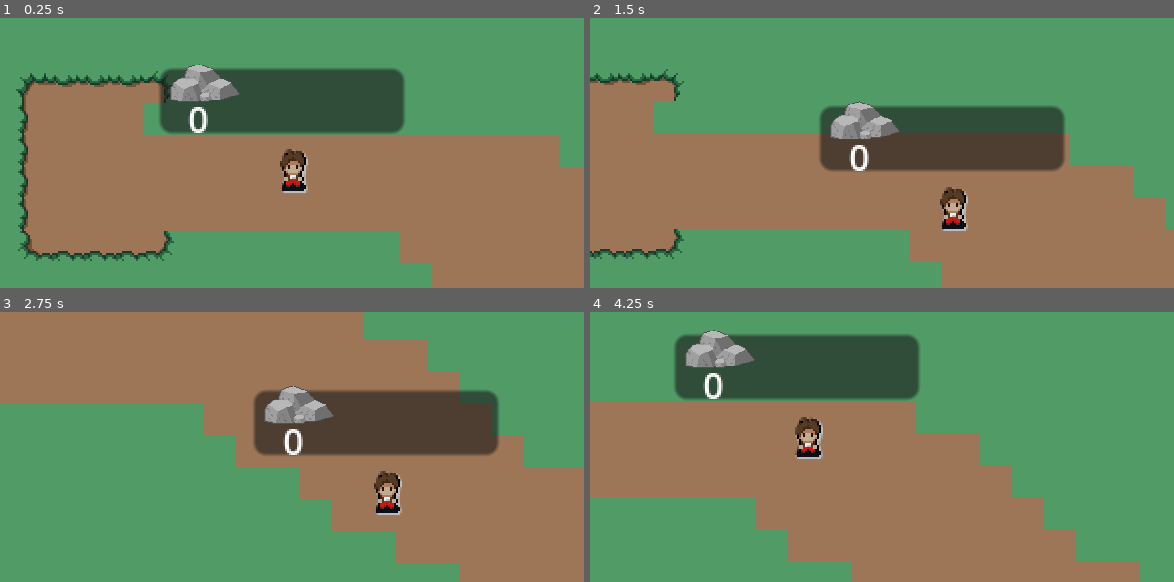
Above: before the commit, frames 1-4 (two rows, left to right).
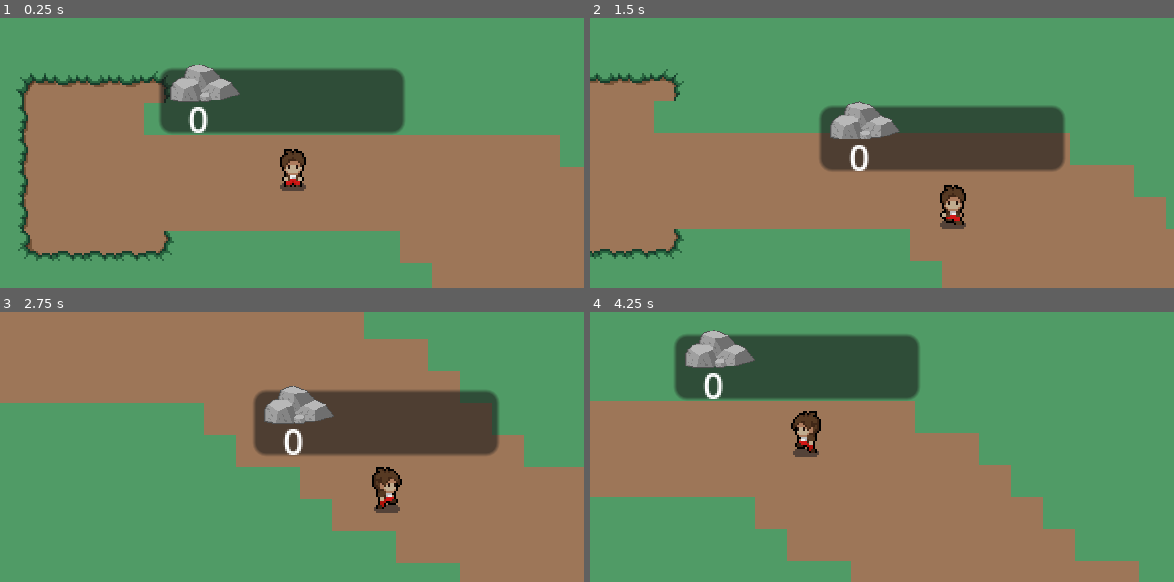
Above: after the commit, the same moments.

Repository: Maxsonin/Mobile-GameDev-Hackatho-IT-Revolution-24
Game: Godot game, scene res://scenes/worlds/MaceForgingWorld.tscn
The game is run twice, just before and just after one commit, with the same random seed, the same clock (stepped at 60 frames per second) and the same inputs. This scene is started directly instead of the project's main scene.
Inputs:
- Up to frame 1 (0.25 s): no input
- Up to frame 2 (1.5 s): hold D (Right) 0.53-1.28 s; hold S (Down) from 1.28 s (still down)
- Up to frame 3 (2.75 s): release S (Down) at 2.03 s; hold D (Right) from 2.03 s (still down)
- Up to frame 4 (4.25 s): release D (Right) at 2.78 s; hold W (Up) 2.78-3.53 s; hold A (Left) from 3.53 s (still down)

The runs differ from the first frame. In frame 1, 0.2% of the frame differs, in the area x 47-53%, y 48-65%; in frame 2, 0.4%; in frame 3, 0.6%; in frame 4, 0.7%, in the area x 34-40%, y 36-55%.

Commit message:
main character update

Diff:
--- a/mainCharacter/main_character.gd
+++ b/mainCharacter/main_character.gd
@@ -1,4 +1,6 @@
 extends CharacterBody2D
+
+@onready var animated_sprite_2d = $AnimatedSprite2D
 
 const SPEED: int = 100
 
@@ -6,15 +8,22 @@
 	player_movement(delta)
 
 func player_movement(delta: float) -> void:
+	animated_sprite_2d.flip_h = false # restarting hlip_h for possible anim change
 	if Input.is_action_pressed("Up"):
 		velocity = Vector2(0, -SPEED)
+		animated_sprite_2d.play("Up")
 	elif Input.is_action_pressed("Down"):
 		velocity = Vector2(0, SPEED)
+		animated_sprite_2d.play("Down")
 	elif Input.is_action_pressed("Left"):
 		velocity = Vector2(-SPEED, 0)
+		animated_sprite_2d.flip_h = true # flipping for the left animation
+		animated_sprite_2d.play("Left")
 	elif Input.is_action_pressed("Right"):
 		velocity = Vector2(SPEED, 0)
+		animated_sprite_2d.play("Right")
 	else:
 		velocity = Vector2(0, 0)
+		animated_sprite_2d.play("Idle")
 
 	move_and_slide()
--- a/mainCharacter/main_character.tscn
+++ b/mainCharacter/main_character.tscn
@@ -1,58 +1,246 @@
-[gd_scene load_steps=11 format=3 uid="uid://085xg8eitu0h"]
+[gd_scene load_steps=35 format=3 uid="uid://085xg8eitu0h"]
 
 [ext_resource type="Script" path="res://mainCharacter/main_character.gd" id="1_fi6lc"]
-[ext_resource type="Texture2D" uid="uid://57ivfyppk6al" path="res://mainCharacter/mainCharacterAssets/player.png" id="2_t6gcb"]
+[ext_resource type="Texture2D" uid="uid://cds7s0ohyya55" path="res://mainCharacter/mainCharacterAssets/player.png" id="2_t6gcb"]
 
 [sub_resource type="RectangleShape2D" id="RectangleShape2D_ni7m4"]
-size = Vector2(9, 15)
-
-[sub_resource type="AtlasTexture" id="AtlasTexture_3e4nk"]
+size = Vector2(10, 14)
+
+[sub_resource type="AtlasTexture" id="AtlasTexture_stb3r"]
+atlas = ExtResource("2_t6gcb")
+region = Rect2(0, 144, 48, 48)
+
+[sub_resource type="AtlasTexture" id="AtlasTexture_d2k2t"]
+atlas = ExtResource("2_t6gcb")
+region = Rect2(48, 144, 48, 48)
+
+[sub_resource type="AtlasTexture" id="AtlasTexture_rfffw"]
+atlas = ExtResource("2_t6gcb")
+region = Rect2(96, 144, 48, 48)
+
+[sub_resource type="AtlasTexture" id="AtlasTexture_6t0ww"]
+atlas = ExtResource("2_t6gcb")
+region = Rect2(144, 144, 48, 48)
+
+[sub_resource type="AtlasTexture" id="AtlasTexture_6oqjn"]
+atlas = ExtResource("2_t6gcb")
+region = Rect2(192, 144, 48, 48)
+
+[sub_resource type="AtlasTexture" id="AtlasTexture_erev6"]
+atlas = ExtResource("2_t6gcb")
+region = Rect2(240, 144, 48, 48)
+
+[sub_resource type="AtlasTexture" id="AtlasTexture_vlqld"]
 atlas = ExtResource("2_t6gcb")
 region = Rect2(0, 0, 48, 48)
 
-[sub_resource type="AtlasTexture" id="AtlasTexture_gc1c2"]
+[sub_resource type="AtlasTexture" id="AtlasTexture_i4kkt"]
 atlas = ExtResource("2_t6gcb")
 region = Rect2(48, 0, 48, 48)
 
-[sub_resource type="AtlasTexture" id="AtlasTexture_pyrif"]
+[sub_resource type="AtlasTexture" id="AtlasTexture_61wny"]
 atlas = ExtResource("2_t6gcb")
 region = Rect2(96, 0, 48, 48)
 
-[sub_resource type="AtlasTexture" id="AtlasTexture_754b4"]
+[sub_resource type="AtlasTexture" id="AtlasTexture_a8fe7"]
 atlas = ExtResource("2_t6gcb")
 region = Rect2(144, 0, 48, 48)
 
-[sub_resource type="AtlasTexture" id="AtlasTexture_4jwqy"]
+[sub_resource type="AtlasTexture" id="AtlasTexture_2ow2c"]
 atlas = ExtResource("2_t6gcb")
 region = Rect2(192, 0, 48, 48)
 
-[sub_resource type="AtlasTexture" id="AtlasTexture_w728b"]
+[sub_resource type="AtlasTexture" id="AtlasTexture_uhasj"]
 atlas = ExtResource("2_t6gcb")
 region = Rect2(240, 0, 48, 48)
+
+[sub_resource type="AtlasTexture" id="AtlasTexture_sk5yu"]
+atlas = ExtResource("2_t6gcb")
+region = Rect2(0, 192, 48, 48)
+
+[sub_resource type="AtlasTexture" id="AtlasTexture_b6xe8"]
+atlas = ExtResource("2_t6gcb")
+region = Rect2(48, 192, 48, 48)
+
+[sub_resource type="AtlasTexture" id="AtlasTexture_rt23g"]
+atlas = ExtResource("2_t6gcb")
+region = Rect2(96, 192, 48, 48)
+
+[sub_resource type="AtlasTexture" id="AtlasTexture_wiar8"]
+atlas = ExtResource("2_t6gcb")
+region = Rect2(144, 192, 48, 48)
+
+[sub_resource type="AtlasTexture" id="AtlasTexture_0qm7x"]
+atlas = ExtResource("2_t6gcb")
+region = Rect2(192, 192, 48, 48)
+
+[sub_resource type="AtlasTexture" id="AtlasTexture_gqtqk"]
+atlas = ExtResource("2_t6gcb")
+region = Rect2(240, 192, 48, 48)
+
+[sub_resource type="AtlasTexture" id="AtlasTexture_yjgku"]
+atlas = ExtResource("2_t6gcb")
+region = Rect2(0, 192, 48, 48)
+
+[sub_resource type="AtlasTexture" id="AtlasTexture_psqrg"]
+atlas = ExtResource("2_t6gcb")
+region = Rect2(48, 192, 48, 48)
+
+[sub_resource type="AtlasTexture" id="AtlasTexture_g62gr"]
+atlas = ExtResource("2_t6gcb")
+region = Rect2(96, 192, 48, 48)
+
+[sub_resource type="AtlasTexture" id="AtlasTexture_utj8c"]
+atlas = ExtResource("2_t6gcb")
+region = Rect2(144, 192, 48, 48)
+
+[sub_resource type="AtlasTexture" id="AtlasTexture_5q1si"]
+atlas = ExtResource("2_t6gcb")
+region = Rect2(192, 192, 48, 48)
+
+[sub_resource type="AtlasTexture" id="AtlasTexture_e5ixx"]
+atlas = ExtResource("2_t6gcb")
+region = Rect2(240, 192, 48, 48)
+
+[sub_resource type="AtlasTexture" id="AtlasTexture_fotkb"]
+atlas = ExtResource("2_t6gcb")
+region = Rect2(0, 240, 48, 48)
+
+[sub_resource type="AtlasTexture" id="AtlasTexture_ikl7b"]
+atlas = ExtResource("2_t6gcb")
+region = Rect2(48, 240, 48, 48)
+
+[sub_resource type="AtlasTexture" id="AtlasTexture_nn167"]
+atlas = ExtResource("2_t6gcb")
+region = Rect2(96, 240, 48, 48)
+
+[sub_resource type="AtlasTexture" id="AtlasTexture_q6ino"]
+atlas = ExtResource("2_t6gcb")
+region = Rect2(144, 240, 48, 48)
+
+[sub_resource type="AtlasTexture" id="AtlasTexture_4hhg7"]
+atlas = ExtResource("2_t6gcb")
+region = Rect2(192, 240, 48, 48)
+
+[sub_resource type="AtlasTexture" id="AtlasTexture_avcga"]
+atlas = ExtResource("2_t6gcb")
+region = Rect2(240, 240, 48, 48)
 
 [sub_resource type="SpriteFrames" id="SpriteFrames_vthp0"]
 animations = [{
 "frames": [{
 "duration": 1.0,
-"texture": SubResource("AtlasTexture_3e4nk")
-}, {
-"duration": 1.0,
-"texture": SubResource("AtlasTexture_gc1c2")
-}, {
-"duration": 1.0,
-"texture": SubResource("AtlasTexture_pyrif")
-}, {
-"duration": 1.0,
-"texture": SubResource("AtlasTexture_754b4")
-}, {
-"duration": 1.0,
-"texture": SubResource("AtlasTexture_4jwqy")
-}, {
-"duration": 1.0,
-"texture": SubResource("AtlasTexture_w728b")
-}],
-"loop": true,
-"name": &"IdleDowm",
+"texture": SubResource("AtlasTexture_stb3r")
+}, {
+"duration": 1.0,
+"texture": SubResource("AtlasTexture_d2k2t")
+}, {
+"duration": 1.0,
+"texture": SubResource("AtlasTexture_rfffw")
+}, {
+"duration": 1.0,
+"texture": SubResource("AtlasTexture_6t0ww")
+}, {
+"duration": 1.0,
+"texture": SubResource("AtlasTexture_6oqjn")
+}, {
+"duration": 1.0,
+"texture": SubResource("AtlasTexture_erev6")
+}],
+"loop": true,
+"name": &"Down",
+"speed": 7.0
+}, {
+"frames": [{
+"duration": 1.0,
+"texture": SubResource("AtlasTexture_vlqld")
+}, {
+"duration": 1.0,
+"texture": SubResource("AtlasTexture_i4kkt")
+}, {
+"duration": 1.0,
+"texture": SubResource("AtlasTexture_61wny")
+}, {
+"duration": 1.0,
+"texture": SubResource("AtlasTexture_a8fe7")
+}, {
+"duration": 1.0,
+"texture": SubResource("AtlasTexture_2ow2c")
+}, {
+"duration": 1.0,
+"texture": SubResource("AtlasTexture_uhasj")
+}],
+"loop": true,
+"name": &"Idle",
+"speed": 5.0
+}, {
+"frames": [{
+"duration": 1.0,
+"texture": SubResource("AtlasTexture_sk5yu")
+}, {
+"duration": 1.0,
+"texture": SubResource("AtlasTexture_b6xe8")
+}, {
+"duration": 1.0,
+"texture": SubResource("AtlasTexture_rt23g")
+}, {
+"duration": 1.0,
+"texture": SubResource("AtlasTexture_wiar8")
+}, {
+"duration": 1.0,
+"texture": SubResource("AtlasTexture_0qm7x")
+}, {
+"duration": 1.0,
+"texture": SubResource("AtlasTexture_gqtqk")
+}],
+"loop": true,
+"name": &"Left",
+"speed": 5.0
+}, {
+"frames": [{
+"duration": 1.0,
+"texture": SubResource("AtlasTexture_yjgku")
+}, {
+"duration": 1.0,
+"texture": SubResource("AtlasTexture_psqrg")
+}, {
+"duration": 1.0,
+"texture": SubResource("AtlasTexture_g62gr")
+}, {
+"duration": 1.0,
+"texture": SubResource("AtlasTexture_utj8c")
+}, {
+"duration": 1.0,
+"texture": SubResource("AtlasTexture_5q1si")
+}, {
+"duration": 1.0,
+"texture": SubResource("AtlasTexture_e5ixx")
+}],
+"loop": true,
+"name": &"Right",
+"speed": 5.0
+}, {
+"frames": [{
+"duration": 1.0,
+"texture": SubResource("AtlasTexture_fotkb")
+}, {
+"duration": 1.0,
+"texture": SubResource("AtlasTexture_ikl7b")
+}, {
+"duration": 1.0,
+"texture": SubResource("AtlasTexture_nn167")
+}, {
+"duration": 1.0,
+"texture": SubResource("AtlasTexture_q6ino")
+}, {
+"duration": 1.0,
+"texture": SubResource("AtlasTexture_4hhg7")
+}, {
+"duration": 1.0,
+"texture": SubResource("AtlasTexture_avcga")
+}],
+"loop": true,
+"name": &"Up",
 "speed": 5.0
 }]
 
@@ -60,14 +248,15 @@
 script = ExtResource("1_fi6lc")
 
 [node name="CollisionShape2D" type="CollisionShape2D" parent="."]
-position = Vector2(0.5, 4.5)
+position = Vector2(0, 4)
 shape = SubResource("RectangleShape2D_ni7m4")
 
 [node name="AnimatedSprite2D" type="AnimatedSprite2D" parent="."]
 scale = Vector2(0.5, 0.5)
 sprite_frames = SubResource("SpriteFrames_vthp0")
-animation = &"IdleDowm"
-autoplay = "IdleDowm"
+animation = &"Right"
+autoplay = "Idle"
+frame_progress = 0.884278
 
 [node name="Camera2D" type="Camera2D" parent="."]
 process_callback = 0
Binary file changed: mainCharacter/mainCharacterAssets/player.png
Not shown, changed: mainCharacter/mainCharacterAssets/player.png.import
